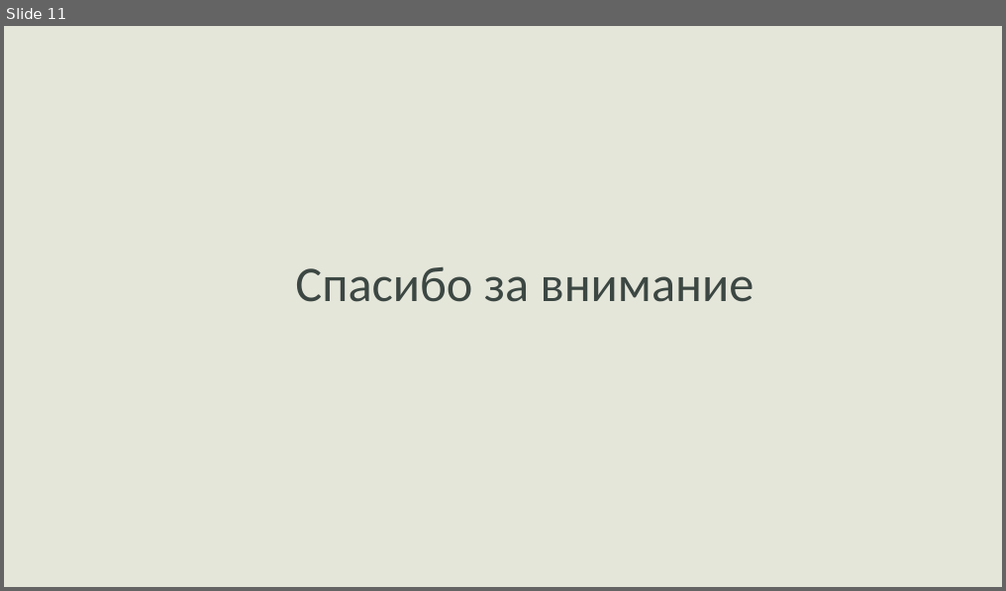
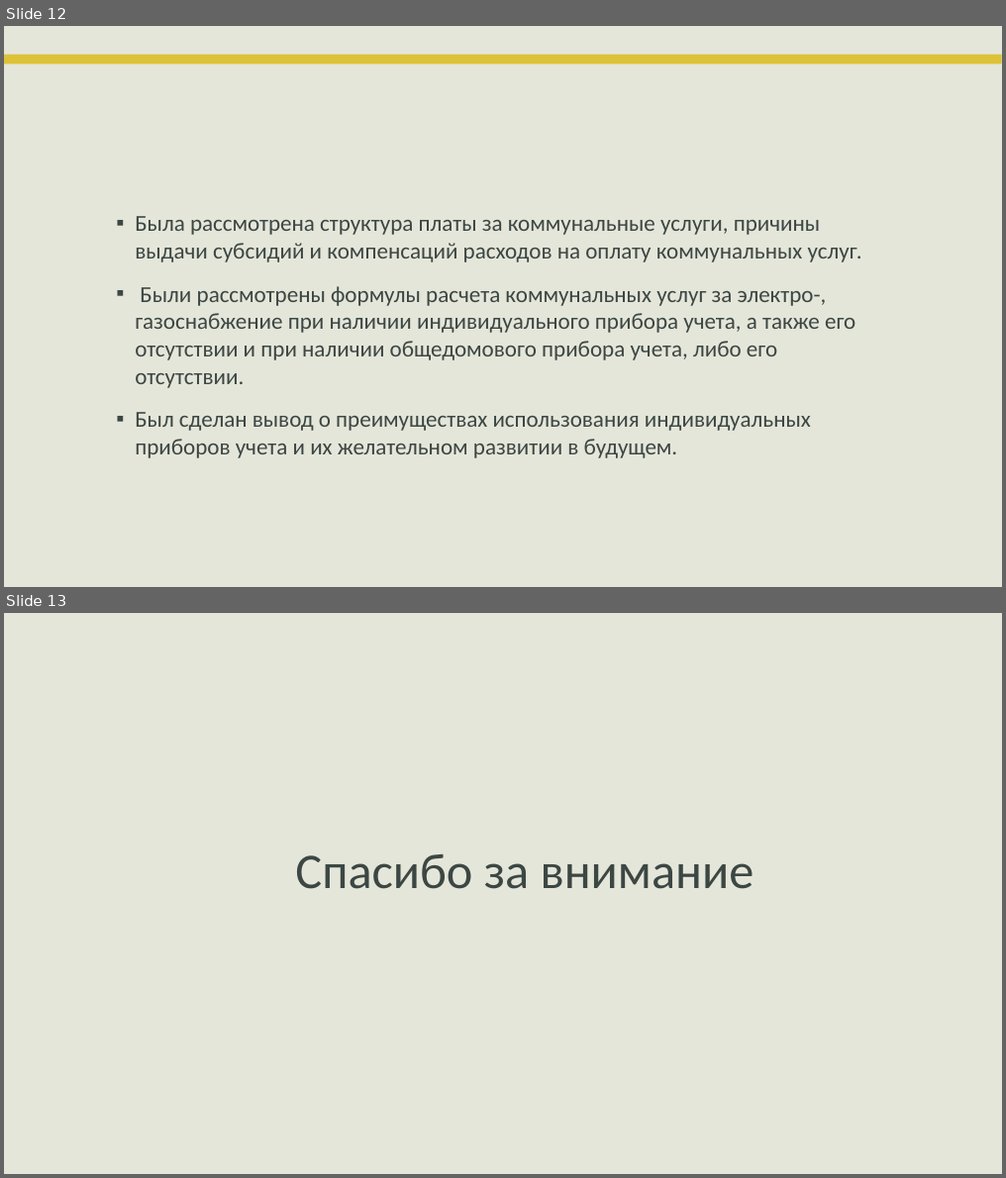
Before and after one commit to DnineO/2-term-of-SPBSTU, a slide deck: Экономика городского строительства и хозяйства/Система расчёта за пользование услугами электро-, газоснабжения.pptx. Shown one above the other, each under a label of ours: slide 11 before the commit, slides 12 and 13 after it. The pictures are 1006x591 and 1006x1178 pixels, drawn with LibreOffice and Linux fonts; fonts in the diff are those of the drawing; background and template pictures are left out. Boxes give left, top, right and bottom in pixels: in the first picture for what was removed or moved away, otherwise in the second. Text is boxed around its words. In the diff, an @@ line names an element or a change of style, - is before the commit and + after.

```diff
--- a/Экономика городского строительства и хозяйства/Система расчёта за пользование услугами электро-, газоснабжения.pptx
+++ b/Экономика городского строительства и хозяйства/Система расчёта за пользование услугами электро-, газоснабжения.pptx
@@ slide 12 added at bbox=[4, 26, 1002, 587], background #E5E6DA @@
@@ rectangle added at bbox=[4, 55, 1002, 65], fill #DDC237 @@
@@ title added at bbox=[109, 65, 897, 175], 30 pt, text #E5E6DA @@
+Заключение
@@ text added at bbox=[135, 216, 862, 459], 22 pt, text #3C4743 @@
+▪ Была рассмотрена структура платы за коммунальные услуги, причины выдачи субсидий и компенсаций расходов на оплату коммунальных услуг.
+▪ Были рассмотрены формулы расчета коммунальных услуг за электро-, газоснабжение при наличии индивидуального прибора учета, а также его отсутствии и при наличии общедомового прибора учета, либо его отсутствии.
+▪ Был сделан вывод о преимуществах использования индивидуальных приборов учета и их желательном развитии в будущем.
@@ what was slide 11 is now slide 13 @@
```
Also in this commit, not shown: 1 other slide added.
